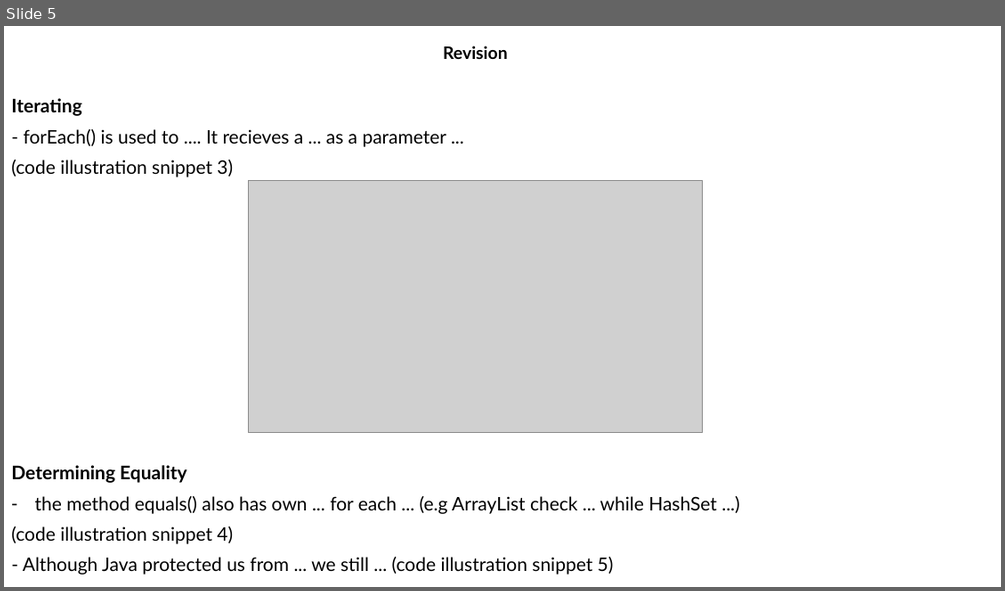
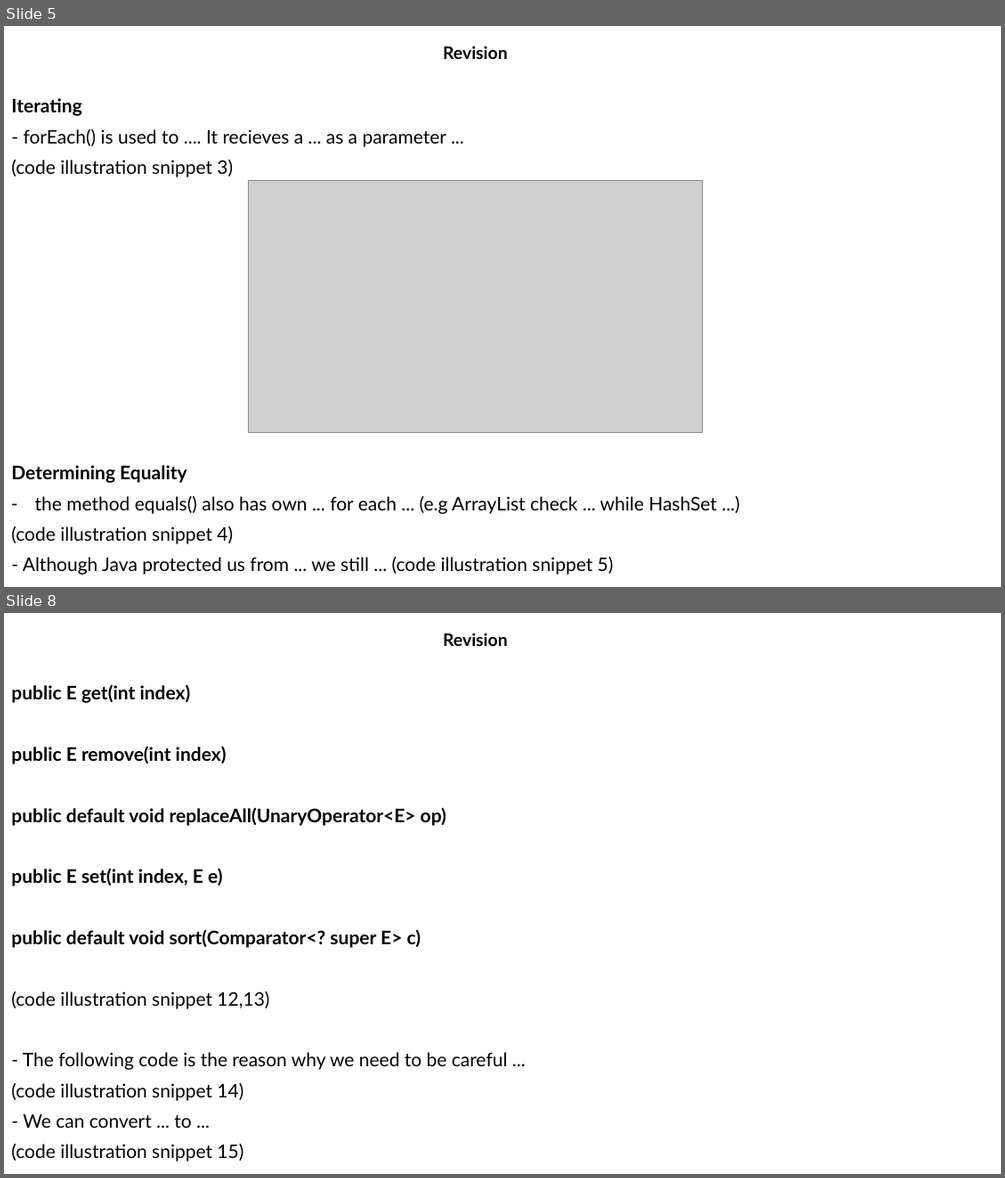
Before and after one commit to MaiDinhVinh/CS-Java, a slide deck: OCP17/Chapter 9 - Collections and Generics.pptx. Shown one above the other, each under a label of ours: slide 5 before the commit, slides 5 and 8 after it; the slides between them are not shown. The pictures are 1005x591 and 1005x1178 pixels, drawn with LibreOffice and Linux fonts; fonts in the diff are those of the drawing; grey boxes stand for pictures. Boxes give left, top, right and bottom in pixels: in the first picture for what was removed or moved away, otherwise in the second. Text is boxed around its words. In the diff, an @@ line names an element or a change of style, - is before the commit and + after.

```diff
--- a/OCP17/Chapter 9 - Collections and Generics.pptx
+++ b/OCP17/Chapter 9 - Collections and Generics.pptx
@@ slide 8 added at [4, 613, 1001, 1174], background #FFFFFF @@
@@ subtitle added at [443, 633, 508, 646], 16.6 pt, text #000000, bold @@
+Revision
@@ text added at [11, 684, 508, 1161], 18 pt, text #000000, bold @@
+public E get(int index)
+public E remove(int index)
+public default void replaceAll(UnaryOperator<E> op)
+public E set(int index, E e)
+public default void sort(Comparator<? super E> c)
+(code illustration snippet 12,13)
+- The following code is the reason why we need to be careful ...
+(code illustration snippet 14)
+- We can convert ... to ...
+(code illustration snippet 15)
```
Also in this commit, not shown: 1 slide changed, 16 other slides added.
